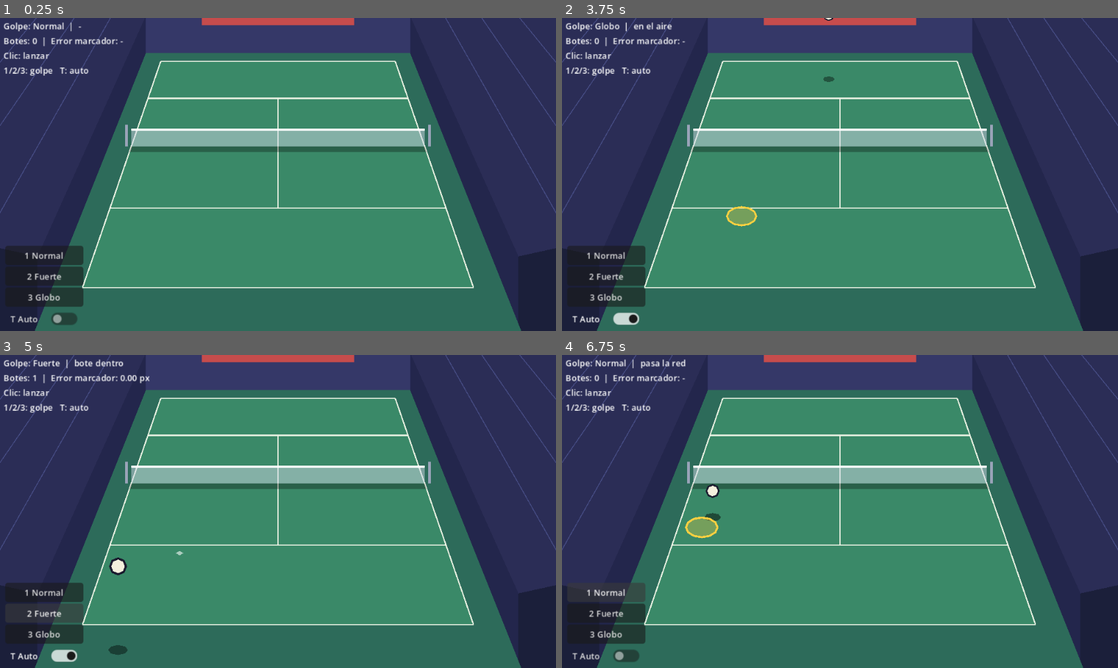
Above: before the commit, frames 1-4 (two rows, left to right).
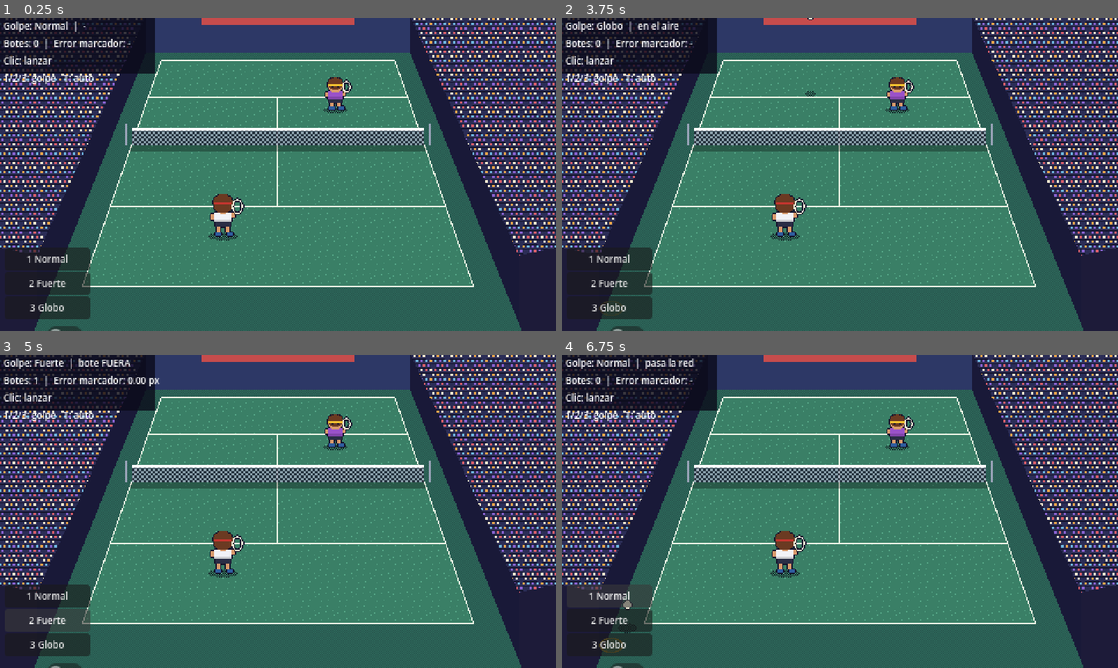
Above: after the commit, the same moments.

Repository: xNeku/Don-Tennis
Game: Godot game, scene res://scenes/pruebas/Fase0_25D.tscn
The game is run twice, just before and just after one commit, with the same random seed, the same clock (stepped at 60 frames per second) and the same inputs.
Inputs (mouse positions are in pixels of both pictures, inside the frame that each line leads up to):
- Up to frame 1 (0.25 s): no input
- Up to frame 2 (3.75 s): click "1 Normal" at 0.5 s; click "1 Normal" at 1.25 s; click "2 Fuerte" at 2 s; click "3 Globo" at 2.75 s; click (606, 318) at 3.5 s, where only the run before the commit has a clickable "T Auto"
- Up to frame 3 (5 s): click "2 Fuerte" at 4.25 s
- Up to frame 4 (6.75 s): click "3 Globo" at 5 s; click (606, 655) at 5.75 s, where only the run before the commit has a clickable "T Auto"; click "1 Normal" at 6.5 s

The runs differ from the first frame. In frame 1, 21% of the frame differs, in the area x 0-100%, y 0-100%; in frame 2, 22%; in frame 3, 22%; in frame 4, 22%.

Commit message:
fase 0: estilo pixel art en todo el juego (480x270, escalado entero)
- Proyecto pixel-perfect: viewport 480x270, escalado entero, filtro nearest,
  posiciones a pixel entero
- Pista25D rehecha con tramas repetibles (publico, cancha, red, suelo)
- Bola, sombra y marcador pasan a sprites de 3 tamaños por profundidad
  (sin escalar)
- art/placeholder: PNG provisionales (programmer art por codigo)
- Escena de pruebas con personajes de muestra y fondo para el texto
- GDD: pixel art decidido, animaciones y arco de golpe propuestos;
  CLAUDE.md: reglas pixel-perfect

Co-Authored-By: Claude Sonnet 5.5 <noreply@anthropic.com>
Claude-Session: https://claude.ai/code/session_019rcxv5nUiwCP3epJLF2DMN

Diff:
--- a/project.godot
+++ b/project.godot
@@ -16,11 +16,12 @@
 
 [display]
 
-window/size/viewport_width=640
-window/size/viewport_height=360
-window/size/window_width_override=1280
-window/size/window_height_override=720
-window/stretch/mode="canvas_items"
+window/size/viewport_width=480
+window/size/viewport_height=270
+window/size/window_width_override=1440
+window/size/window_height_override=810
+window/stretch/mode="viewport"
+window/stretch/scale_mode="integer"
 
 [input]
 
@@ -57,6 +58,8 @@
 
 [rendering]
 
+textures/canvas_textures/default_texture_filter=0
+2d/snap/snap_2d_transforms_to_pixel=true
 renderer/rendering_method="gl_compatibility"
 renderer/rendering_method.mobile="gl_compatibility"
 environment/defaults/default_clear_color=Color(0.106, 0.122, 0.231, 1)
--- a/scenes/Bola.tscn
+++ b/scenes/Bola.tscn
@@ -1,8 +1,17 @@
-[gd_scene load_steps=4 format=3]
+[gd_scene load_steps=14 format=3]
 
 [ext_resource type="Script" path="res://scripts/mundo/bola.gd" id="1_bola"]
 [ext_resource type="Script" path="res://scripts/efectos/bola_visual.gd" id="2_visual"]
 [ext_resource type="Resource" path="res://data/bola/bola_base.tres" id="3_params"]
+[ext_resource type="Texture2D" path="res://art/placeholder/bola_5.png" id="4_b5"]
+[ext_resource type="Texture2D" path="res://art/placeholder/bola_7.png" id="5_b7"]
+[ext_resource type="Texture2D" path="res://art/placeholder/bola_9.png" id="6_b9"]
+[ext_resource type="Texture2D" path="res://art/placeholder/sombra_bola_5.png" id="7_s5"]
+[ext_resource type="Texture2D" path="res://art/placeholder/sombra_bola_7.png" id="8_s7"]
+[ext_resource type="Texture2D" path="res://art/placeholder/sombra_bola_9.png" id="9_s9"]
+[ext_resource type="Texture2D" path="res://art/placeholder/marcador_13.png" id="10_m13"]
+[ext_resource type="Texture2D" path="res://art/placeholder/marcador_17.png" id="11_m17"]
+[ext_resource type="Texture2D" path="res://art/placeholder/marcador_21.png" id="12_m21"]
 
 [node name="Bola" type="Node2D"]
 visible = false
@@ -12,30 +21,17 @@
 [node name="Visual" type="Node2D" parent="."]
 top_level = true
 script = ExtResource("2_visual")
+umbrales_escala = PackedFloat32Array(1.4, 1.7)
+texturas_bola = Array[Texture2D]([ExtResource("4_b5"), ExtResource("5_b7"), ExtResource("6_b9")])
+texturas_sombra = Array[Texture2D]([ExtResource("7_s5"), ExtResource("8_s7"), ExtResource("9_s9")])
+texturas_marcador = Array[Texture2D]([ExtResource("10_m13"), ExtResource("11_m17"), ExtResource("12_m21")])
 
-[node name="Marcador" type="Node2D" parent="Visual"]
+[node name="Marcador" type="Sprite2D" parent="Visual"]
 top_level = true
+texture = ExtResource("10_m13")
 
-[node name="Relleno" type="Polygon2D" parent="Visual/Marcador"]
-color = Color(1, 1, 1, 0.3)
-polygon = PackedVector2Array(8, 0, 6.93, 2.5, 4, 4.33, 0, 5, -4, 4.33, -6.93, 2.5, -8, 0, -6.93, -2.5, -4, -4.33, 0, -5, 4, -4.33, 6.93, -2.5)
+[node name="Sombra" type="Sprite2D" parent="Visual"]
+texture = ExtResource("7_s5")
 
-[node name="Borde" type="Line2D" parent="Visual/Marcador"]
-points = PackedVector2Array(8, 0, 6.93, 2.5, 4, 4.33, 0, 5, -4, 4.33, -6.93, 2.5, -8, 0, -6.93, -2.5, -4, -4.33, 0, -5, 4, -4.33, 6.93, -2.5)
-closed = true
-width = 1.0
-default_color = Color(1, 1, 1, 1)
-
-[node name="Sombra" type="Polygon2D" parent="Visual"]
-color = Color(0, 0, 0, 0.5)
-polygon = PackedVector2Array(5, 0, 3.54, 1.77, 0, 2.5, -3.54, 1.77, -5, 0, -3.54, -1.77, 0, -2.5, 3.54, -1.77)
-
-[node name="Cuerpo" type="Node2D" parent="Visual"]
-
-[node name="Contorno" type="Polygon2D" parent="Visual/Cuerpo"]
-color = Color(0.1, 0.1, 0.18, 1)
-polygon = PackedVector2Array(4, 0, 2.83, 2.83, 0, 4, -2.83, 2.83, -4, 0, -2.83, -2.83, 0, -4, 2.83, -2.83)
-
-[node name="Relleno" type="Polygon2D" parent="Visual/Cuerpo"]
-color = Color(0.957, 0.945, 0.871, 1)
-polygon = PackedVector2Array(3, 0, 2.12, 2.12, 0, 3, -2.12, 2.12, -3, 0, -2.12, -2.12, 0, -3, 2.12, -2.12)
+[node name="Cuerpo" type="Sprite2D" parent="Visual"]
+texture = ExtResource("4_b5")
--- a/scenes/Pista25D.tscn
+++ b/scenes/Pista25D.tscn
@@ -1,6 +1,10 @@
-[gd_scene load_steps=2 format=3]
+[gd_scene load_steps=6 format=3]
 
 [ext_resource type="Script" path="res://scripts/mundo/pista_25d.gd" id="1_pista"]
+[ext_resource type="Texture2D" path="res://art/placeholder/trama_red.png" id="2_red"]
+[ext_resource type="Texture2D" path="res://art/placeholder/trama_gradas.png" id="3_gradas"]
+[ext_resource type="Texture2D" path="res://art/placeholder/trama_cancha.png" id="4_cancha"]
+[ext_resource type="Texture2D" path="res://art/placeholder/trama_suelo.png" id="5_suelo"]
 
 [node name="Pista" type="Node2D"]
 script = ExtResource("1_pista")
@@ -11,145 +15,141 @@
 posicion_red = 0.5
 
 [node name="Fondo" type="Polygon2D" parent="."]
-color = Color(0.106, 0.122, 0.231, 1.0)
-polygon = PackedVector2Array(0.0, 0.0, 640.0, 0.0, 640.0, 360.0, 0.0, 360.0)
+polygon = PackedVector2Array(0, 0, 480, 0, 480, 270, 0, 270)
+color = Color(0.114, 0.106, 0.227, 1.0)
 
 [node name="Gradas" type="Node2D" parent="."]
 
 [node name="GradaFondo" type="Polygon2D" parent="Gradas"]
-color = Color(0.208, 0.22, 0.408, 1.0)
-polygon = PackedVector2Array(12.8, 40.3, 627.2, 40.3, 627.2, -39.8, 12.8, -39.8)
+polygon = PackedVector2Array(10, 30, 470, 30, 470, -30, 10, -30)
+color = Color(0.18, 0.22, 0.4, 1.0)
 
 [node name="Pancarta" type="Polygon2D" parent="Gradas"]
+polygon = PackedVector2Array(174, 6, 306, 6, 306, -14, 174, -14)
 color = Color(0.78, 0.3, 0.3, 1.0)
-polygon = PackedVector2Array(232.3, 8.0, 407.7, 8.0, 407.7, -18.7, 232.3, -18.7)
 
 [node name="GradaIzqFrente" type="Polygon2D" parent="Gradas"]
-color = Color(0.14, 0.15, 0.3, 1.0)
-polygon = PackedVector2Array(167.9, 40.3, 43.2, 351.9, 43.2, 274.2, 167.9, -2.4)
+polygon = PackedVector2Array(126, 30, 32, 264, 32, 205, 126, -2)
+color = Color(0.1, 0.1, 0.22, 1.0)
 
 [node name="GradaIzqAsientos" type="Polygon2D" parent="Gradas"]
-color = Color(0.169, 0.18, 0.341, 1.0)
-polygon = PackedVector2Array(167.9, -2.4, 43.2, 274.2, -212.3, 218.3, 27.4, -33.1)
+polygon = PackedVector2Array(126, -2, 32, 205, -160, 163, 21, -25)
+color = Color(0.17, 0.18, 0.34, 1.0)
 
-[node name="FilaIzq1" type="Line2D" parent="Gradas"]
-points = PackedVector2Array(132.8, -10.1, -20.6, 260.2)
-width = 1.0
-default_color = Color(0.28, 0.3, 0.52, 1.0)
-
-[node name="FilaIzq2" type="Line2D" parent="Gradas"]
-points = PackedVector2Array(97.7, -17.8, -84.5, 246.3)
-width = 1.0
-default_color = Color(0.28, 0.3, 0.52, 1.0)
-
-[node name="FilaIzq3" type="Line2D" parent="Gradas"]
-points = PackedVector2Array(62.6, -25.5, -148.4, 232.3)
-width = 1.0
-default_color = Color(0.28, 0.3, 0.52, 1.0)
+[node name="PublicoIzq" type="Polygon2D" parent="Gradas"]
+texture_repeat = 2
+texture = ExtResource("3_gradas")
+polygon = PackedVector2Array(126, -2, 32, 205, -160, 163, 21, -25)
+uv = PackedVector2Array(126, -2, 32, 205, -160, 163, 21, -25)
 
 [node name="GradaDerFrente" type="Polygon2D" parent="Gradas"]
-color = Color(0.14, 0.15, 0.3, 1.0)
-polygon = PackedVector2Array(472.1, 40.3, 596.8, 351.9, 596.8, 274.2, 472.1, -2.4)
+polygon = PackedVector2Array(354, 30, 448, 264, 448, 205, 354, -2)
+color = Color(0.1, 0.1, 0.22, 1.0)
 
 [node name="GradaDerAsientos" type="Polygon2D" parent="Gradas"]
-color = Color(0.169, 0.18, 0.341, 1.0)
-polygon = PackedVector2Array(472.1, -2.4, 596.8, 274.2, 852.3, 218.3, 612.6, -33.1)
+polygon = PackedVector2Array(354, -2, 448, 205, 640, 163, 459, -25)
+color = Color(0.17, 0.18, 0.34, 1.0)
 
-[node name="FilaDer1" type="Line2D" parent="Gradas"]
-points = PackedVector2Array(507.2, -10.1, 660.6, 260.2)
-width = 1.0
-default_color = Color(0.28, 0.3, 0.52, 1.0)
-
-[node name="FilaDer2" type="Line2D" parent="Gradas"]
-points = PackedVector2Array(542.3, -17.8, 724.5, 246.3)
-width = 1.0
-default_color = Color(0.28, 0.3, 0.52, 1.0)
-
-[node name="FilaDer3" type="Line2D" parent="Gradas"]
-points = PackedVector2Array(577.4, -25.5, 788.4, 232.3)
-width = 1.0
-default_color = Color(0.28, 0.3, 0.52, 1.0)
+[node name="PublicoDer" type="Polygon2D" parent="Gradas"]
+texture_repeat = 2
+texture = ExtResource("3_gradas")
+polygon = PackedVector2Array(354, -2, 448, 205, 640, 163, 459, -25)
+uv = PackedVector2Array(354, -2, 448, 205, 640, 163, 459, -25)
 
 [node name="Suelo" type="Polygon2D" parent="."]
-color = Color(0.18, 0.42, 0.353, 1.0)
-polygon = PackedVector2Array(167.9, 40.3, 472.1, 40.3, 606.0, 375.0, 34.0, 375.0)
+polygon = PackedVector2Array(126, 30, 354, 30, 455, 281, 25, 281)
+color = Color(0.18, 0.4, 0.35, 1.0)
+
+[node name="SueloTrama" type="Polygon2D" parent="."]
+texture_repeat = 2
+texture = ExtResource("5_suelo")
+polygon = PackedVector2Array(126, 30, 354, 30, 455, 281, 25, 281)
+uv = PackedVector2Array(126, 30, 354, 30, 455, 281, 25, 281)
 
 [node name="Cancha" type="Polygon2D" parent="."]
-color = Color(0.231, 0.541, 0.408, 1.0)
-polygon = PackedVector2Array(185.0, 50.0, 455.0, 50.0, 545.0, 310.0, 95.0, 310.0)
+polygon = PackedVector2Array(139, 37, 341, 37, 409, 232, 71, 232)
+color = Color(0.231, 0.5, 0.4, 1.0)
+
+[node name="CanchaTrama" type="Polygon2D" parent="."]
+texture_repeat = 2
+texture = ExtResource("4_cancha")
+polygon = PackedVector2Array(139, 37, 341, 37, 409, 232, 71, 232)
+uv = PackedVector2Array(139, 37, 341, 37, 409, 232, 71, 232)
 
 [node name="Lineas" type="Node2D" parent="."]
 
 [node name="LineaBaseRival" type="Line2D" parent="Lineas"]
-points = PackedVector2Array(185.0, 50.0, 455.0, 50.0)
-width = 1.5
-default_color = Color(0.918, 0.949, 0.89, 1.0)
+points = PackedVector2Array(139, 37, 341, 37)
+width = 1.0
+default_color = Color(0.93, 0.96, 0.9, 1.0)
 
 [node name="LineaBaseJugador" type="Line2D" parent="Lineas"]
-points = PackedVector2Array(95.0, 310.0, 545.0, 310.0)
-width = 1.5
-default_color = Color(0.918, 0.949, 0.89, 1.0)
+points = PackedVector2Array(71, 232, 409, 232)
+width = 1.0
+default_color = Color(0.93, 0.96, 0.9, 1.0)
 
 [node name="LineaLateralIzq" type="Line2D" parent="Lineas"]
-points = PackedVector2Array(185.0, 50.0, 95.0, 310.0)
-width = 1.5
-default_color = Color(0.918, 0.949, 0.89, 1.0)
+points = PackedVector2Array(139, 37, 71, 232)
+width = 1.0
+default_color = Color(0.93, 0.96, 0.9, 1.0)
 
 [node name="LineaLateralDer" type="Line2D" parent="Lineas"]
-points = PackedVector2Array(455.0, 50.0, 545.0, 310.0)
-width = 1.5
-default_color = Color(0.918, 0.949, 0.89, 1.0)
+points = PackedVector2Array(341, 37, 409, 232)
+width = 1.0
+default_color = Color(0.93, 0.96, 0.9, 1.0)
 
 [node name="LineaSaqueRival" type="Line2D" parent="Lineas"]
-points = PackedVector2Array(170.3, 92.5, 469.7, 92.5)
-width = 1.5
-default_color = Color(0.918, 0.949, 0.89, 1.0)
+points = PackedVector2Array(128, 69, 352, 69)
+width = 1.0
+default_color = Color(0.93, 0.96, 0.9, 1.0)
 
 [node name="LineaSaqueJugador" type="Line2D" parent="Lineas"]
-points = PackedVector2Array(126.6, 218.6, 513.4, 218.6)
-width = 1.5
-default_color = Color(0.918, 0.949, 0.89, 1.0)
+points = PackedVector2Array(95, 163, 385, 163)
+width = 1.0
+default_color = Color(0.93, 0.96, 0.9, 1.0)
 
 [node name="LineaCentral" type="Line2D" parent="Lineas"]
-points = PackedVector2Array(320.0, 92.5, 320.0, 218.6)
-width = 1.5
-default_color = Color(0.918, 0.949, 0.89, 1.0)
+points = PackedVector2Array(240, 69, 240, 163)
+width = 1.0
+default_color = Color(0.93, 0.96, 0.9, 1.0)
 
 [node name="Red" type="Node2D" parent="."]
 
 [node name="SombraRed" type="Polygon2D" parent="Red"]
+polygon = PackedVector2Array(114, 110, 366, 110, 368, 115, 112, 115)
 color = Color(0, 0, 0, 0.3)
-polygon = PackedVector2Array(151.2, 147.5, 488.8, 147.5, 491.1, 154.2, 148.9, 154.2)
 
 [node name="Malla" type="Polygon2D" parent="Red"]
-color = Color(0.81, 0.85, 0.9, 0.5)
-polygon = PackedVector2Array(151.2, 147.5, 488.8, 147.5, 488.8, 128.3, 151.2, 128.3)
+texture_repeat = 2
+texture = ExtResource("2_red")
+polygon = PackedVector2Array(114, 110, 366, 110, 366, 96, 114, 96)
+uv = PackedVector2Array(114, 110, 366, 110, 366, 96, 114, 96)
 
 [node name="Cinta" type="Line2D" parent="Red"]
-points = PackedVector2Array(151.2, 128.3, 488.8, 128.3)
-width = 2.5
+points = PackedVector2Array(114, 96, 366, 96)
+width = 2.0
 default_color = Color(1, 1, 1, 1.0)
 
 [node name="PosteIzq" type="Line2D" parent="Red"]
-points = PackedVector2Array(145.6, 147.5, 145.6, 122.9)
-width = 3.0
+points = PackedVector2Array(109, 110, 109, 91)
+width = 2.0
 default_color = Color(0.6, 0.64, 0.72, 1.0)
 
 [node name="PosteDer" type="Line2D" parent="Red"]
-points = PackedVector2Array(494.4, 147.5, 494.4, 122.9)
-width = 3.0
+points = PackedVector2Array(371, 110, 371, 91)
+width = 2.0
 default_color = Color(0.6, 0.64, 0.72, 1.0)
 
 [node name="Limites" type="Node2D" parent="."]
 
 [node name="EsquinaLejosIzq" type="Marker2D" parent="Limites"]
-position = Vector2(185, 50)
+position = Vector2(139, 37)
 
 [node name="EsquinaLejosDer" type="Marker2D" parent="Limites"]
-position = Vector2(455, 50)
+position = Vector2(341, 37)
 
 [node name="EsquinaCercaIzq" type="Marker2D" parent="Limites"]
-position = Vector2(95, 310)
+position = Vector2(71, 232)
 
 [node name="EsquinaCercaDer" type="Marker2D" parent="Limites"]
-position = Vector2(545, 310)
+position = Vector2(409, 232)
--- a/scenes/pruebas/Fase0_25D.tscn
+++ b/scenes/pruebas/Fase0_25D.tscn
@@ -7,62 +7,92 @@
 [ext_resource type="Resource" path="res://data/golpes/normal.tres" id="5_normal"]
 [ext_resource type="Resource" path="res://data/golpes/fuerte.tres" id="6_fuerte"]
 [ext_resource type="Resource" path="res://data/golpes/globo.tres" id="7_globo"]
+[ext_resource type="Texture2D" path="res://art/placeholder/personaje_jugador.png" id="8_pj"]
+[ext_resource type="Texture2D" path="res://art/placeholder/personaje_rival.png" id="9_pr"]
+[ext_resource type="Texture2D" path="res://art/placeholder/sombra_personaje_jugador.png" id="10_sj"]
+[ext_resource type="Texture2D" path="res://art/placeholder/sombra_personaje_rival.png" id="11_sr"]
 
 [node name="Fase0" type="Node2D"]
 script = ExtResource("1_fase0")
-resolucion_base = Vector2i(640, 360)
+resolucion_base = Vector2i(480, 270)
 tipos = Array[ExtResource("4_tipo")]([ExtResource("5_normal"), ExtResource("6_fuerte"), ExtResource("7_globo")])
 
 [node name="Pista" parent="." instance=ExtResource("2_pista")]
 
 [node name="Huellas" type="Node2D" parent="."]
 
+[node name="DemoRival" type="Sprite2D" parent="."]
+position = Vector2(289, 80)
+texture = ExtResource("9_pr")
+offset = Vector2(0, -14)
+
+[node name="Sombra" type="Sprite2D" parent="DemoRival"]
+show_behind_parent = true
+position = Vector2(0, -1)
+texture = ExtResource("11_sr")
+
+[node name="DemoJugador" type="Sprite2D" parent="."]
+position = Vector2(192, 189)
+texture = ExtResource("8_pj")
+offset = Vector2(0, -18)
+
+[node name="Sombra" type="Sprite2D" parent="DemoJugador"]
+show_behind_parent = true
+position = Vector2(0, -1)
+texture = ExtResource("10_sj")
+
 [node name="Bola" parent="." instance=ExtResource("3_bola")]
 
 [node name="OrigenMaquina" type="Marker2D" parent="."]
-position = Vector2(320, 50)
+position = Vector2(240, 37)
 
 [node name="Camara" type="Camera2D" parent="."]
-position = Vector2(320, 180)
+position = Vector2(240, 135)
 
 [node name="UI" type="CanvasLayer" parent="."]
 
+[node name="FondoInfo" type="ColorRect" parent="UI"]
+offset_right = 134.0
+offset_bottom = 48.0
+mouse_filter = 2
+color = Color(0.04, 0.04, 0.1, 0.8)
+
 [node name="Info" type="Label" parent="UI"]
-offset_left = 4.0
-offset_top = 2.0
-offset_right = 176.0
-offset_bottom = 60.0
+offset_left = 3.0
+offset_top = 1.0
+offset_right = 132.0
+offset_bottom = 40.0
 mouse_filter = 2
-theme_override_font_sizes/font_size = 10
+theme_override_font_sizes/font_size = 8
 text = "Info"
 
 [node name="Botones" type="VBoxContainer" parent="UI"]
-offset_left = 6.0
-offset_top = 262.0
-offset_right = 96.0
-offset_bottom = 356.0
-theme_override_constants/separation = 2
+offset_left = 4.0
+offset_top = 198.0
+offset_right = 62.0
+offset_bottom = 268.0
+theme_override_constants/separation = 1
 
 [node name="Normal" type="Button" parent="UI/Botones"]
 layout_mode = 2
 focus_mode = 0
-theme_override_font_sizes/font_size = 10
+theme_override_font_sizes/font_size = 8
 text = "1 Normal"
 
 [node name="Fuerte" type="Button" parent="UI/Botones"]
 layout_mode = 2
 focus_mode = 0
-theme_override_font_sizes/font_size = 10
+theme_override_font_sizes/font_size = 8
 text = "2 Fuerte"
 
 [node name="Globo" type="Button" parent="UI/Botones"]
 layout_mode = 2
 focus_mode = 0
-theme_override_font_sizes/font_size = 10
+theme_override_font_sizes/font_size = 8
 text = "3 Globo"
 
 [node name="Auto" type="CheckButton" parent="UI/Botones"]
 layout_mode = 2
 focus_mode = 0
-theme_override_font_sizes/font_size = 10
+theme_override_font_sizes/font_size = 8
 text = "T Auto"
--- a/scripts/efectos/bola_visual.gd
+++ b/scripts/efectos/bola_visual.gd
@@ -2,19 +2,27 @@
 extends Node2D
 ## Parte visual de la bola: cuerpo (con altura), sombra y marcador de caída.
 ## Solo lee el estado de Bola y pide a la Pista que proyecte; no decide nada de la física.
+## Pixel art: los sprites NO se escalan. Según la profundidad se elige entre varios tamaños
+## dibujados (`texturas_*`, de lejos a cerca) y las posiciones van a píxel entero.
 ## Visual y Marcador son `top_level`: su posición en pantalla la pone la proyección.
 
 ## Segundos tras el golpe antes de que aparezca el marcador (hay que leer algo).
 @export var retraso_marcador: float = 0.12
-## Altura a la que la sombra alcanza su tamaño mínimo.
+## Altura a la que la sombra pasa a su tamaño más pequeño.
 @export var altura_sombra_max: float = 120.0
-@export var color_marcador_dentro: Color = Color(1.0, 0.82, 0.25, 1.0)
+## Escalas de profundidad a partir de las cuales se pasa al siguiente tamaño de sprite.
+@export var umbrales_escala: PackedFloat32Array = PackedFloat32Array([1.4, 1.7])
+## Sprites de lejos a cerca. Se sustituyen por los dibujados a mano en la escena.
+@export var texturas_bola: Array[Texture2D] = []
+@export var texturas_sombra: Array[Texture2D] = []
+@export var texturas_marcador: Array[Texture2D] = []
+@export var color_marcador_dentro: Color = Color(1.0, 1.0, 1.0, 1.0)
 @export var color_marcador_fuera: Color = Color(0.55, 0.57, 0.65, 1.0)
 
 @onready var _bola: Bola = get_parent() as Bola
-@onready var _cuerpo: Node2D = $Cuerpo
-@onready var _sombra: Node2D = $Sombra
-@onready var _marcador: Node2D = $Marcador
+@onready var _cuerpo: Sprite2D = $Cuerpo
+@onready var _sombra: Sprite2D = $Sombra
+@onready var _marcador: Sprite2D = $Marcador
 
 var _marcador_visible_previo: bool = false
 
@@ -41,24 +49,43 @@
 	if pista == null:
 		return
 
-	global_position = pista.proyectar(_bola.position)
-	scale = Vector2.ONE * pista.escala_en(_bola.position)
-	_cuerpo.position = Vector2(0.0, -_bola.z * pista.factor_altura)
+	var escala: float = pista.escala_en(_bola.position)
+	var indice: int = _indice_tamano(escala)
+	global_position = pista.proyectar(_bola.position).round()
+	_poner_textura(_cuerpo, texturas_bola, indice)
+	_cuerpo.position = Vector2(0.0, -roundf(_bola.z * pista.factor_altura * escala))
 
-	var proporcion: float = clampf(_bola.z / altura_sombra_max, 0.0, 1.0)
-	_sombra.scale = Vector2.ONE * lerpf(1.0, 0.7, proporcion)
-	_sombra.modulate.a = lerpf(1.0, 0.6, proporcion)
+	# La sombra encoge al subir la bola.
+	var indice_sombra: int = maxi(indice - (1 if _bola.z > altura_sombra_max * 0.5 else 0), 0)
+	_poner_textura(_sombra, texturas_sombra, indice_sombra)
 
 	var mostrar: bool = _bola.activa and _bola.rebotes == 0 and not _bola.rodando \
 			and _bola.tiempo_vuelo >= retraso_marcador
 	_marcador.visible = mostrar
 	if mostrar:
 		var punto: Vector2 = _bola.punto_aterrizaje()
-		_marcador.global_position = pista.proyectar(punto)
+		_marcador.global_position = pista.proyectar(punto).round()
 		if not _marcador_visible_previo:
 			_marcador.reset_physics_interpolation()
+		_poner_textura(_marcador, texturas_marcador, _indice_tamano(pista.escala_en(punto)))
 		var dentro: bool = pista.contiene(punto)
 		_marcador.modulate = color_marcador_dentro if dentro else color_marcador_fuera
-		var pulso: float = 1.0 + 0.1 * sin(_bola.tiempo_vuelo * 22.0)
-		_marcador.scale = Vector2.ONE * pista.escala_en(punto) * pulso
+		# Parpadeo por alfa (escalar un sprite de pixel art lo deforma).
+		_marcador.modulate.a = 0.75 + 0.25 * signf(sin(_bola.tiempo_vuelo * 22.0))
 	_marcador_visible_previo = mostrar
+
+
+func _indice_tamano(escala: float) -> int:
+	var indice: int = 0
+	for umbral: float in umbrales_escala:
+		if escala >= umbral:
+			indice += 1
+	return indice
+
+
+func _poner_textura(sprite: Sprite2D, texturas: Array[Texture2D], indice: int) -> void:
+	if texturas.is_empty():
+		return
+	var textura: Texture2D = texturas[mini(indice, texturas.size() - 1)]
+	if sprite.texture != textura:
+		sprite.texture = textura
--- a/scripts/pruebas/fase0.gd
+++ b/scripts/pruebas/fase0.gd
@@ -3,8 +3,8 @@
 ## Clic o toque en la pista = lanza una bola que botará justo ahí.
 ## No es parte del juego final; sirve para sentir la bola, su arco y el marcador de caída.
 
-## Resolución base de esta escena (la vista plana usa 480x270, la 2.5D 640x360).
-@export var resolucion_base: Vector2i = Vector2i(640, 360)
+## Resolución base (píxeles del juego). Pixel art: 480x270, escalado entero.
+@export var resolucion_base: Vector2i = Vector2i(480, 270)
 ## Tipos de golpe disponibles (datos en data/golpes/).
 @export var tipos: Array[TipoGolpe] = []
 ## Segundos entre bolas en modo automático.
@@ -106,8 +106,7 @@
 	huella.polygon = PackedVector2Array([
 		Vector2(2, 0), Vector2(0, 1.2), Vector2(-2, 0), Vector2(0, -1.2)])
 	huella.color = Color(1, 1, 1, 0.8) if dentro else Color(0.55, 0.57, 0.65, 0.8)
-	huella.position = _pista.proyectar(punto)
-	huella.scale = Vector2.ONE * _pista.escala_en(punto)
+	huella.position = _pista.proyectar(punto).round()
 	_huellas.add_child(huella)
 	var tween: Tween = create_tween()
 	tween.tween_property(huella, "modulate:a", 0.0, 1.5)
Binary file added: art/placeholder/bola_5.png
Not shown, added: art/placeholder/bola_5.png.import
Binary file added: art/placeholder/bola_7.png
Not shown, added: art/placeholder/bola_7.png.import
Binary file added: art/placeholder/bola_9.png
Not shown, added: art/placeholder/bola_9.png.import
Binary file added: art/placeholder/marcador_13.png
Not shown, added: art/placeholder/marcador_13.png.import
Binary file added: art/placeholder/marcador_17.png
Not shown, added: art/placeholder/marcador_17.png.import
Binary file added: art/placeholder/marcador_21.png
Not shown, added: art/placeholder/marcador_21.png.import
(and 25 more such lines)
